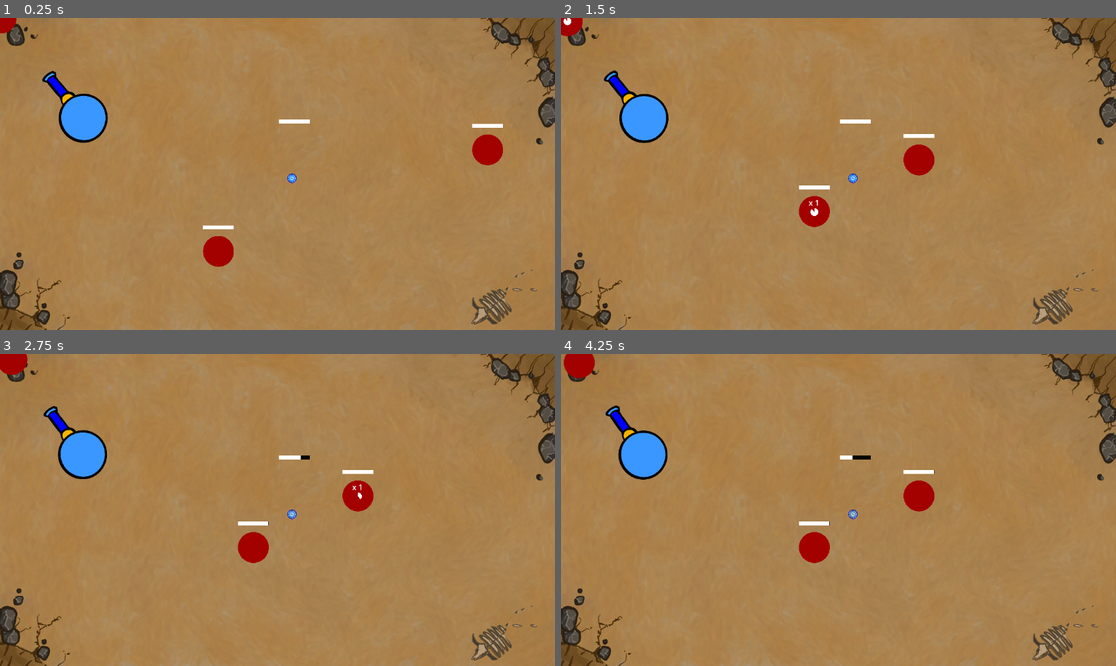
Above: before the commit, frames 1-4 (two rows, left to right).
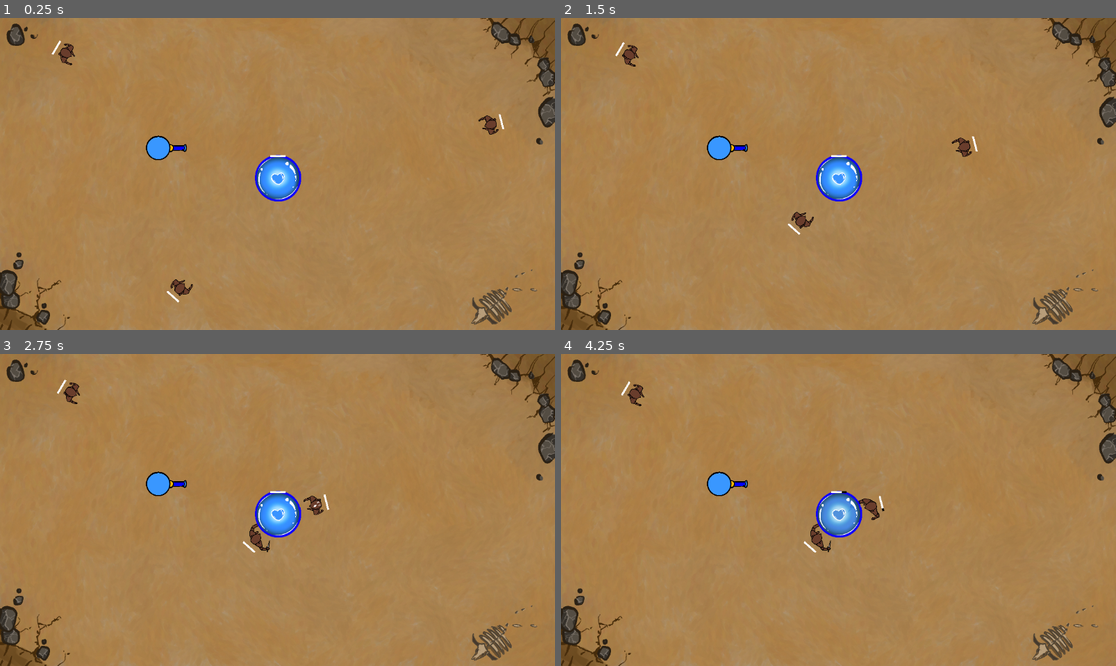
Above: after the commit, the same moments.

Repository: PNP-Gamejam/ggj2025-bubbles
Game: Godot game, scene res://main.tscn
The game is run twice, just before and just after one commit, with the same random seed, the same clock (stepped at 60 frames per second) and the same inputs.
Inputs (mouse positions are in pixels of both pictures, inside the frame that each line leads up to):
- Up to frame 1 (0.25 s): no input
- Up to frame 2 (1.5 s): move the mouse to (561, 18) at 0.52 s; click (561, 18) at 0.6 s; move the mouse to (816, 211) at 1.27 s; click (816, 211) at 1.35 s
- Up to frame 3 (2.75 s): move the mouse to (355, 497) at 2.02 s; click (355, 497) at 2.1 s
- Up to frame 4 (4.25 s): move the mouse to (810, 572) at 2.77 s; click (810, 572) at 2.85 s; move the mouse to (1005, 556) at 3.52 s; click (1005, 556) at 3.6 s

The runs differ from the first frame. In frame 1, 4.3% of the frame differs, in the area x 0-91%, y 0-92%; in frame 2, 4.3%; in frame 3, 4.4%; in frame 4, 4.5%, in the area x 0-68%, y 0-68%.

Commit message:
enemy animation, fix cooldown timer bug

Diff:
--- a/base.tscn
+++ b/base.tscn
@@ -50,8 +50,6 @@
 script = ExtResource("1_5f5so")
 
 [node name="AnimatedSprite2D" type="AnimatedSprite2D" parent="."]
-position = Vector2(-5, 27)
-scale = Vector2(0.1, 0.1)
 sprite_frames = SubResource("SpriteFrames_dm0kp")
 
 [node name="Attackable" parent="." instance=ExtResource("3_aiyoj")]
--- a/damage_clicker.gd
+++ b/damage_clicker.gd
@@ -1,12 +1,14 @@
 class_name DamageClicker
 extends Node
 
-@export var base_damage := 1
+@export var base_damage := 10
 @export var DAMAGE_STACKER: PackedScene
 
 func on_click(attackable: Attackable):
-	var damage_stacker := attackable.get_node("DamageStacker") as DamageStacker
-	if damage_stacker == null:
+	var damage_stacker: DamageStacker
+	if attackable.has_node("DamageStacker"):
+		damage_stacker = attackable.get_node("DamageStacker")
+	else:
 		damage_stacker = DAMAGE_STACKER.instantiate() as DamageStacker
 		damage_stacker.base_damage = base_damage
 		damage_stacker.attackable = attackable
--- a/damage_stacker.gd
+++ b/damage_stacker.gd
@@ -3,15 +3,17 @@
 
 var base_damage := 0
 var count := 0
-var wait_time := 3.0
+var wait_time := 1.0
 var attackable: Attackable = null
 
+
 @onready var label: Label = $Label
-@onready var timer := Timer.new()
+@onready var timer: Timer = $Timer
+
 
 func _ready() -> void:
 	assert(attackable != null)
-	add_child(timer)
+	timer.wait_time = wait_time
 	timer.timeout.connect(func ():
 		attackable.hp -= base_damage * count
 		queue_free()
@@ -22,4 +24,4 @@
 	var mat = material as ShaderMaterial
 	label.text = "x %d" % count
 	mat.set_shader_parameter("current_time", timer.wait_time - timer.time_left)
-	mat.set_shader_parameter("wait_timer", timer.wait_time)
+	mat.set_shader_parameter("wait_time", timer.wait_time)
--- a/damage_stacker.tscn
+++ b/damage_stacker.tscn
@@ -3,10 +3,11 @@
 [ext_resource type="Shader" path="res://resources/circle_timer.gdshader" id="1_1niid"]
 [ext_resource type="Script" path="res://damage_stacker.gd" id="1_n56ut"]
 
-[sub_resource type="ShaderMaterial" id="ShaderMaterial_5vbgo"]
+[sub_resource type="ShaderMaterial" id="ShaderMaterial_nbk17"]
+resource_local_to_scene = true
 shader = ExtResource("1_1niid")
-shader_parameter/current_time = 0.415
-shader_parameter/wait_time = 1.0
+shader_parameter/current_time = 5.0
+shader_parameter/wait_time = 5.0
 
 [sub_resource type="Gradient" id="Gradient_ufi4x"]
 
@@ -16,7 +17,7 @@
 height = 16
 
 [node name="DamageStacker" type="Sprite2D"]
-material = SubResource("ShaderMaterial_5vbgo")
+material = SubResource("ShaderMaterial_nbk17")
 rotation = 1.57079
 texture = SubResource("GradientTexture2D_sk0oe")
 script = ExtResource("1_n56ut")
@@ -28,3 +29,5 @@
 offset_bottom = 34.9999
 rotation = -1.57079
 text = "x 1"
+
+[node name="Timer" type="Timer" parent="."]
--- a/main.tscn
+++ b/main.tscn
@@ -10,13 +10,14 @@
 [node name="Main" type="Node2D"]
 
 [node name="Monster" parent="." instance=ExtResource("1_vvtl6")]
+position = Vector2(-267, -212)
 
 [node name="Monster2" parent="." instance=ExtResource("1_vvtl6")]
-position = Vector2(404, 542)
+position = Vector2(159, 815)
 SPEED = 300.0
 
 [node name="Monster3" parent="." instance=ExtResource("1_vvtl6")]
-position = Vector2(1087, 269)
+position = Vector2(1562, 65)
 SPEED = 300.0
 
 [node name="Base" parent="." instance=ExtResource("2_g7t2p")]
@@ -36,3 +37,7 @@
 offset_right = 40.0
 offset_bottom = 40.0
 texture = ExtResource("6_x3iyv")
+
+[node name="Camera2D" type="Camera2D" parent="."]
+position = Vector2(609, 288)
+zoom = Vector2(0.5, 0.5)
--- a/monster.gd
+++ b/monster.gd
@@ -7,6 +7,7 @@
 
 @onready var _attackable: Attackable = $Attackable
 @onready var _attacker: Attacker = $Attacker
+@onready var animated_sprite: AnimatedSprite2D = $AnimatedSprite2D
 
 
 func _ready() -> void:
@@ -14,7 +15,11 @@
 	_attacker.attack_damage = attack_damage
 	_attackable.max_hp = hp
 	_attackable.hp = hp
-	_attackable.died.connect(func(): queue_free())
+	_attackable.died.connect(func():
+		animated_sprite.play("death")
+		await get_tree().create_timer(3.0).timeout
+		queue_free()
+	)
 	#_attackable.hp_changed.connect(func(): print("%s current hp %d" % [name, _attackable.hp]))
 	if _attackable.input_pickable:
 		_attackable.input_event.connect(_on_input_event)
@@ -28,7 +33,14 @@
 
 
 func _process(delta: float) -> void:
+	if _attackable.hp <= 0:
+		return
+	var base = get_tree().get_first_node_in_group("base") as Node2D
+	look_at(base.global_position)
+	rotation += -PI/2
 	if !_attacker.is_attacking:
-		var base = get_tree().get_first_node_in_group("base") as Node2D
 		var dir = global_position.direction_to(base.global_position)
 		global_position += SPEED * dir * delta
+		animated_sprite.play("walk")
+	else:
+		animated_sprite.play("attack")
--- a/monster.tscn
+++ b/monster.tscn
@@ -1,20 +1,48 @@
-[gd_scene load_steps=13 format=3 uid="uid://cw557oc4ju5no"]
+[gd_scene load_steps=15 format=3 uid="uid://cw557oc4ju5no"]
 
 [ext_resource type="Script" path="res://monster.gd" id="1_t7yji"]
-[ext_resource type="Shader" path="res://resources/circle.gdshader" id="2_jq2m4"]
+[ext_resource type="Texture2D" uid="uid://b03xjssoduj5j" path="res://assets/Skinny action 1.png" id="3_7q3tt"]
 [ext_resource type="PackedScene" uid="uid://4s5l8issnoat" path="res://attackable.tscn" id="3_evpw1"]
 [ext_resource type="PackedScene" uid="uid://4u16gdplxy4l" path="res://attacker.tscn" id="4_4fcf1"]
+[ext_resource type="Texture2D" uid="uid://l3u0t62x3lyj" path="res://assets/Skinny action 2.png" id="4_d0xsd"]
 [ext_resource type="PackedScene" uid="uid://jw5bme151i83" path="res://hp_bar.tscn" id="4_xktl5"]
 [ext_resource type="Shader" path="res://resources/hp_bar.gdshader" id="5_3uyto"]
+[ext_resource type="Texture2D" uid="uid://c4bafeqxdpq70" path="res://assets/Skinny death.png" id="5_ditji"]
+[ext_resource type="Texture2D" uid="uid://fjlecymmf4un" path="res://assets/Skinny walk 1 act.png" id="6_jw6hh"]
+[ext_resource type="Texture2D" uid="uid://cqam10ltt0h8r" path="res://assets/Skinny walk 2 act.png" id="7_oos3j"]
 
-[sub_resource type="ShaderMaterial" id="ShaderMaterial_pblsl"]
-shader = ExtResource("2_jq2m4")
-shader_parameter/color = Color(0.638889, 0, 0, 1)
-
-[sub_resource type="Gradient" id="Gradient_g5ogi"]
-
-[sub_resource type="GradientTexture2D" id="GradientTexture2D_sbjua"]
-gradient = SubResource("Gradient_g5ogi")
+[sub_resource type="SpriteFrames" id="SpriteFrames_qtkff"]
+animations = [{
+"frames": [{
+"duration": 1.0,
+"texture": ExtResource("3_7q3tt")
+}, {
+"duration": 1.0,
+"texture": ExtResource("4_d0xsd")
+}],
+"loop": true,
+"name": &"attack",
+"speed": 5.0
+}, {
+"frames": [{
+"duration": 1.0,
+"texture": ExtResource("5_ditji")
+}],
+"loop": true,
+"name": &"death",
+"speed": 5.0
+}, {
+"frames": [{
+"duration": 1.0,
+"texture": ExtResource("6_jw6hh")
+}, {
+"duration": 1.0,
+"texture": ExtResource("7_oos3j")
+}],
+"loop": true,
+"name": &"walk",
+"speed": 5.0
+}]
 
 [sub_resource type="CircleShape2D" id="CircleShape2D_3sl2o"]
 radius = 38.8973
@@ -33,10 +61,11 @@
 SPEED = 10.0
 metadata/_edit_vertical_guides_ = [1155.0]
 
-[node name="Sprite2D" type="Sprite2D" parent="."]
-material = SubResource("ShaderMaterial_pblsl")
-position = Vector2(0, -1)
-texture = SubResource("GradientTexture2D_sbjua")
+[node name="AnimatedSprite2D" type="AnimatedSprite2D" parent="."]
+position = Vector2(-7, 34)
+scale = Vector2(0.5, 0.5)
+sprite_frames = SubResource("SpriteFrames_qtkff")
+animation = &"attack"
 
 [node name="Attackable" parent="." instance=ExtResource("3_evpw1")]
 collision_layer = 2
Not shown, added: assets/Skinny action 1.png.import
Not shown, added: assets/Skinny action 2.png.import
Not shown, added: assets/Skinny death.png.import
Not shown, added: assets/Skinny stand act.png.import
Not shown, added: assets/Skinny walk 1 act.png.import
Not shown, added: assets/Skinny walk 2 act.png.import
